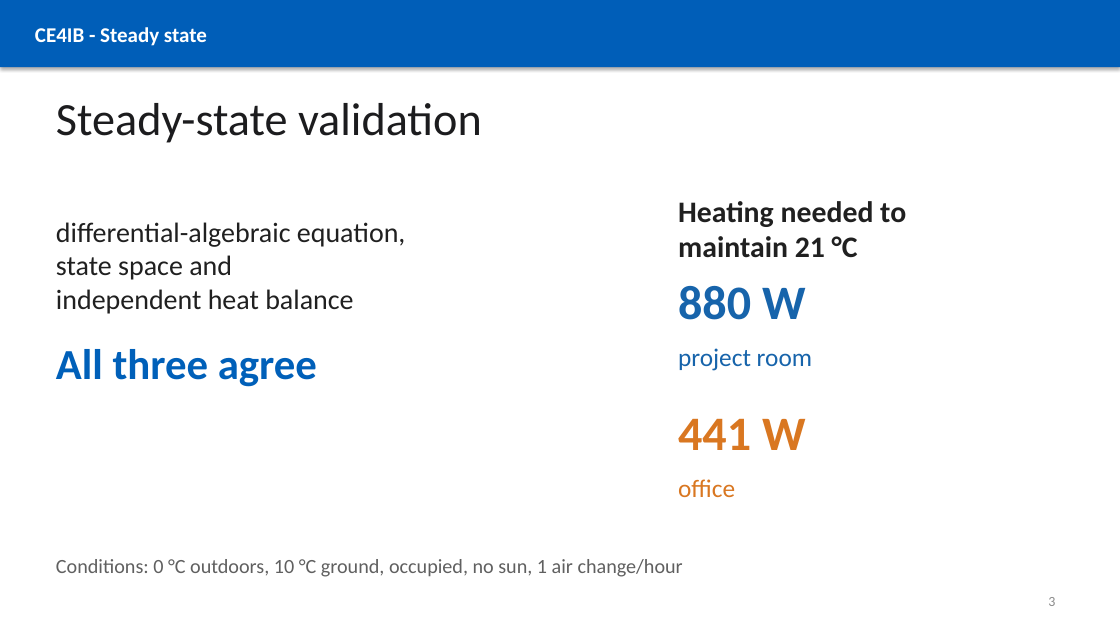
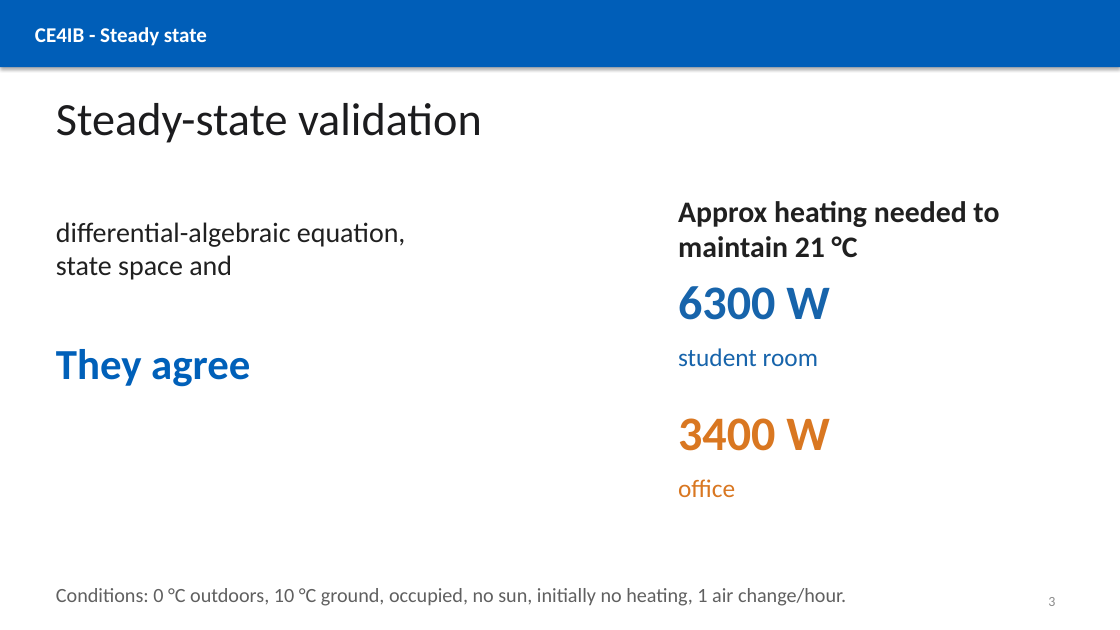
Before and after one commit to linokaiser/CE4IB, a slide deck: slide 3 of presentations/CE4IB_Building_Energy_Simulation.pptx. Drawn at 1120x630 pixels with LibreOffice and Linux fonts; fonts in the diff are those of the drawing. Boxes give left, top, right and bottom in pixels: in the first picture for what was removed or moved away, otherwise in the second. Text is boxed around its words. In the diff, an @@ line names an element or a change of style, - is before the commit and + after.

```diff
--- a/presentations/CE4IB_Building_Energy_Simulation.pptx
+++ b/presentations/CE4IB_Building_Energy_Simulation.pptx
@@ text at (678, 201, 999, 227): text changed @@
-Heating needed to
+Approx heating needed to
@@ text at (56, 289, 353, 314): paragraph removed @@
-independent heat balance
@@ text at (678, 286, 830, 320): text changed @@
-880 W
+6300 W
@@ text at (56, 349, 250, 387): text changed @@
-All three agree
+They agree
@@ text at (678, 348, 818, 366): text changed @@
-project room
+student room
@@ text at (678, 418, 830, 451): text changed @@
-441 W
+3400 W
@@ text at (56, 588, 846, 606): text changed @@
-Conditions: 0 °C outdoors, 10 °C ground, occupied, no sun, 1 air change/hour
+Conditions: 0 °C outdoors, 10 °C ground, occupied, no sun, initially no heating, 1 air change/hour.
```
Also in this commit, not shown: 3 other slides changed, 3 slides added, 5 slides removed, 5 other files.
